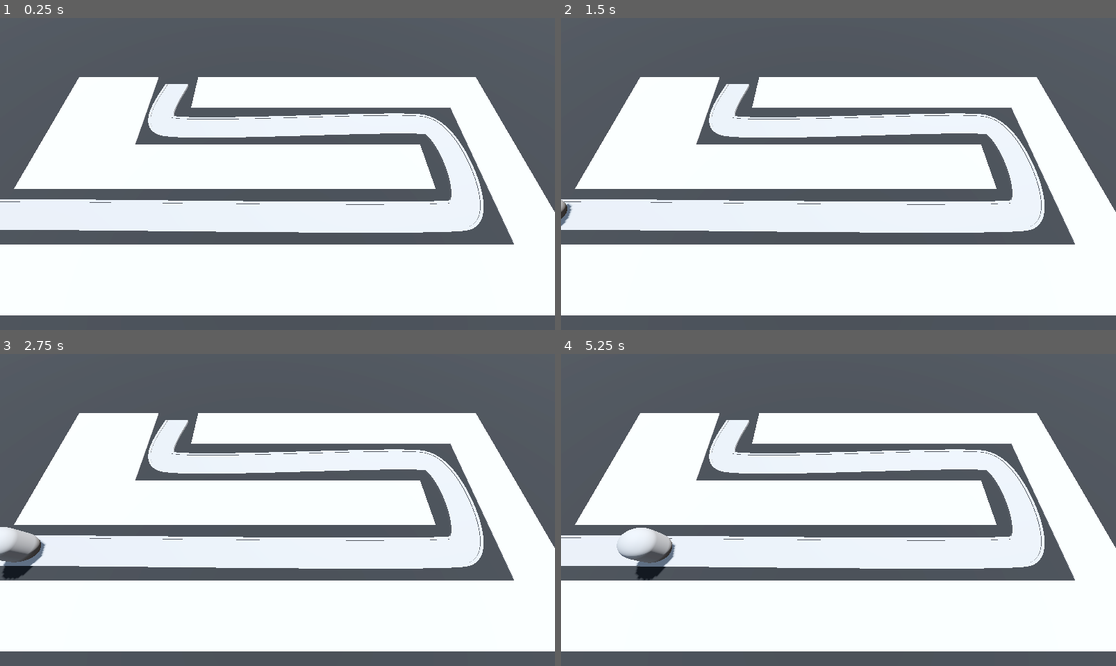
Above: before the commit, frames 1-4 (two rows, left to right).
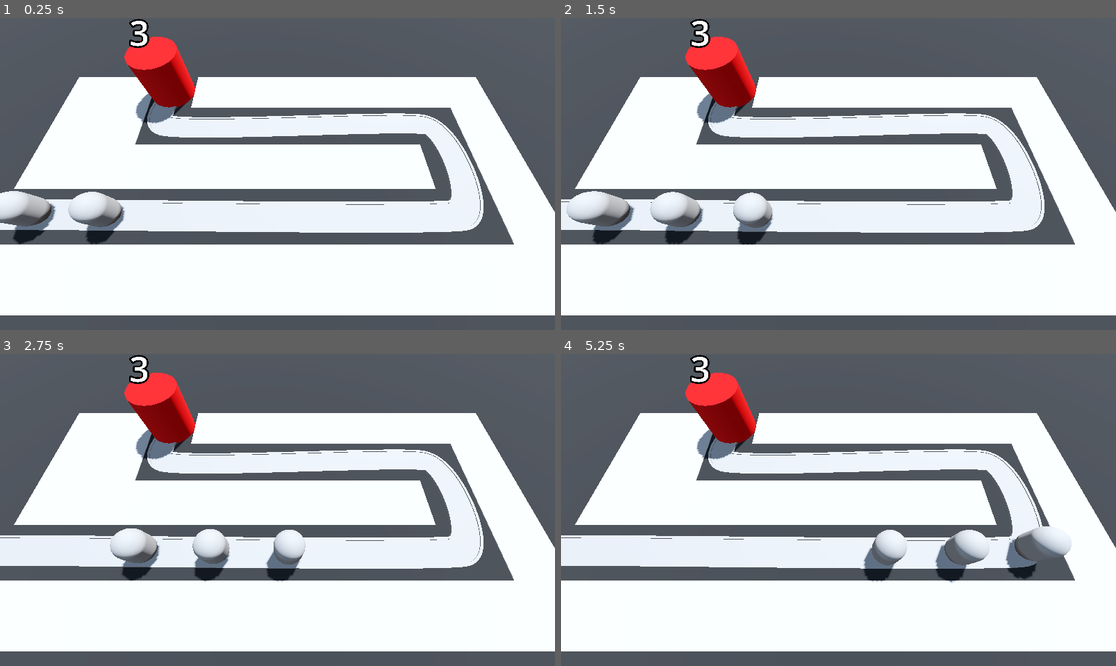
Above: after the commit, the same moments.

Repository: MateuszKosowski/Barbarian-Tower-Defense
Game: Godot game, scene res://Scenes/BaseLvl.tscn
The game is run twice, just before and just after one commit, with the same random seed, the same clock (stepped at 60 frames per second) and the same inputs.
Inputs:
- Up to frame 1 (0.25 s): no input
- Up to frame 2 (1.5 s): no input
- Up to frame 3 (2.75 s): no input
- Up to frame 4 (5.25 s): no input

The runs differ from the first frame. In frame 1, 4.5% of the frame differs, in the area x 0-87%, y 0-73%; in frame 2, 5.2%; in frame 3, 5.5%; in frame 4, 6.2%, in the area x 10-92%, y 0-74%.

Commit message:
Add base

Diff:
--- /dev/null
+++ b/Scenes/Base/base.gd
@@ -0,0 +1,17 @@
+extends Node3D
+
+@onready var label_3d: Label3D = $Label3D
+
+@export var max_hp: int = 3
+var current_hp: int:
+	set(hp_in):
+		current_hp = hp_in
+		label_3d.text = str(current_hp)
+		if current_hp < 1:
+			get_tree().reload_current_scene()
+
+func _ready() -> void:
+	current_hp = max_hp
+
+func take_damage() -> void:
+	current_hp -= 1
--- /dev/null
+++ b/Scenes/Base/base.tscn
@@ -0,0 +1,24 @@
+[gd_scene load_steps=3 format=3 uid="uid://coayh1fw170fb"]
+
+[ext_resource type="Script" path="res://Scenes/Base/base.gd" id="1_3ouqo"]
+
+[sub_resource type="StandardMaterial3D" id="StandardMaterial3D_r5hic"]
+albedo_color = Color(0.82881, 2.71939e-06, 5.77569e-07, 1)
+
+[node name="Base" type="Node3D" groups=["base"]]
+transform = Transform3D(1, 0, 0, 0, 1, 0, 0, 0, 1, -10, 0, -6)
+script = ExtResource("1_3ouqo")
+
+[node name="CSGCylinder3D" type="CSGCylinder3D" parent="."]
+transform = Transform3D(1, 0, 0, 0, 1, 0, 0, 0, 1, 0, 2, 0)
+radius = 2.0
+height = 4.0
+sides = 40
+material = SubResource("StandardMaterial3D_r5hic")
+
+[node name="Label3D" type="Label3D" parent="."]
+transform = Transform3D(1, 0, 0, 0, 1, 0, 0, 0, 1, 0, 5.5, 0)
+billboard = 1
+text = "Placeholder text"
+font_size = 500
+outline_size = 100
--- a/Scenes/BaseLvl.tscn
+++ b/Scenes/BaseLvl.tscn
@@ -1,7 +1,8 @@
-[gd_scene load_steps=8 format=3 uid="uid://c2rwh2jkn8pn1"]
+[gd_scene load_steps=9 format=3 uid="uid://c2rwh2jkn8pn1"]
 
 [ext_resource type="MeshLibrary" uid="uid://w1r1yu7eorj8" path="res://MeshLibraries/SpaceLib.tres" id="1_q5k2q"]
 [ext_resource type="PackedScene" uid="uid://b5f4u1bvar021" path="res://Scenes/Enemy/Enemy.tscn" id="2_seqym"]
+[ext_resource type="PackedScene" uid="uid://coayh1fw170fb" path="res://Scenes/Base/base.tscn" id="3_gnxop"]
 
 [sub_resource type="ProceduralSkyMaterial" id="ProceduralSkyMaterial_xbfr8"]
 sky_horizon_color = Color(0.64625, 0.65575, 0.67075, 1)
@@ -21,7 +22,7 @@
 
 [sub_resource type="Curve3D" id="Curve3D_4m5k7"]
 _data = {
-"points": PackedVector3Array(-1.51058, 0, 0.228734, 1.51058, …(146 unchanged characters)… , 0, 0.884047, -1.37752, 0, -0.884047, -9.941, 0, -1.99, 0.125999, 0, 0.381417, -0.125999, 0, -0.381417, -9.89422, 0, -6.95885),
+"points": PackedVector3Array(-1.51058, 0, 0.228734, 1.51058, …(146 unchanged characters)… , 0, 0.884047, -1.37752, 0, -0.884047, -10, 0, -2, 0.125999, 0, 0.381417, -0.125999, 0, -0.381417, -10, 0, -6),
 "tilts": PackedFloat32Array(0, 0, 0, 0, 0)
 }
 point_count = 5
@@ -96,4 +97,14 @@
 path_joined = false
 
 [node name="Enemy" parent="Path3D" instance=ExtResource("2_seqym")]
+transform = Transform3D(-0.00953455, 0, -0.999935, 0, 1, 0, 0.999935, 0, -0.00953455, -13.0015, 0, 5.99853)
+progress = 10.0
+
+[node name="Enemy2" parent="Path3D" instance=ExtResource("2_seqym")]
+transform = Transform3D(-0.00572064, 0, -0.999964, 0, 1, 0, 0.999964, 0, -0.00572064, -18.0014, 0, 5.95805)
+progress = 5.0
+
+[node name="Enemy3" parent="Path3D" instance=ExtResource("2_seqym")]
 transform = Transform3D(0.149712, 0, -0.98871, 0, 1, 0, 0.98871, 0, 0.149712, -23, 0, 6)
+
+[node name="Base" parent="." instance=ExtResource("3_gnxop")]
--- a/Scenes/Enemy/Enemy.gd
+++ b/Scenes/Enemy/Enemy.gd
@@ -1,6 +1,10 @@
 extends PathFollow3D
 
-@export var speed: float = 2.0
+@export var speed: float = 5.0
+@onready var base = get_tree().get_first_node_in_group("base")
 
 func _process(delta: float) -> void:
 	$".".progress += (delta * speed)
+	if($".".progress_ratio == 1):
+		base.take_damage()
+		set_process(false)
